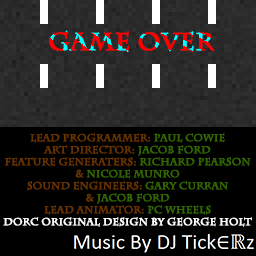
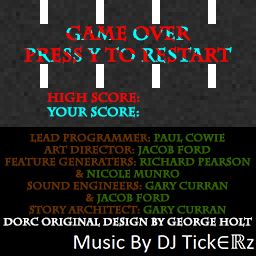
Layer changes from the first 256 x 256 image to the second:
added layer "High Score: Your Score:" above "Lead Programmer: Paul Cowie Art Director: Jacob Ford Feature Ge" over <box>47,91,140,118</box>
painted on "Lead Programmer: Paul Cowie Art Director: Jacob Ford Feature Ge" over <box>29,193,226,215</box>
painted on "Layer 2" over <box>24,25,232,64</box>
renamed "Game Over" to "Game Over Press Y to Restart", painted on it over <box>24,25,232,64</box>
